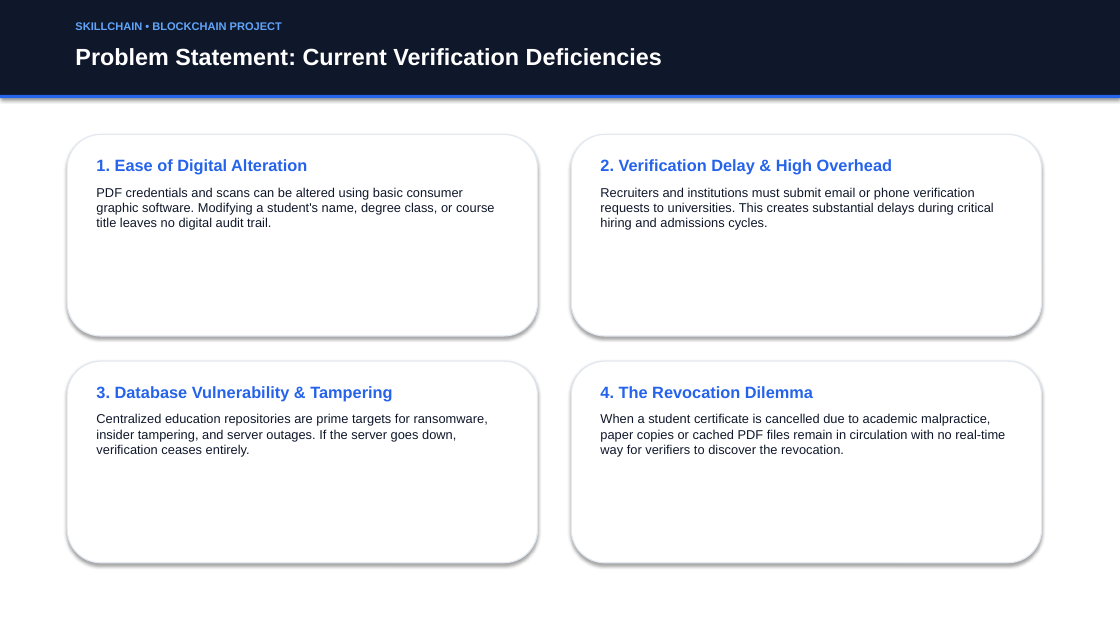
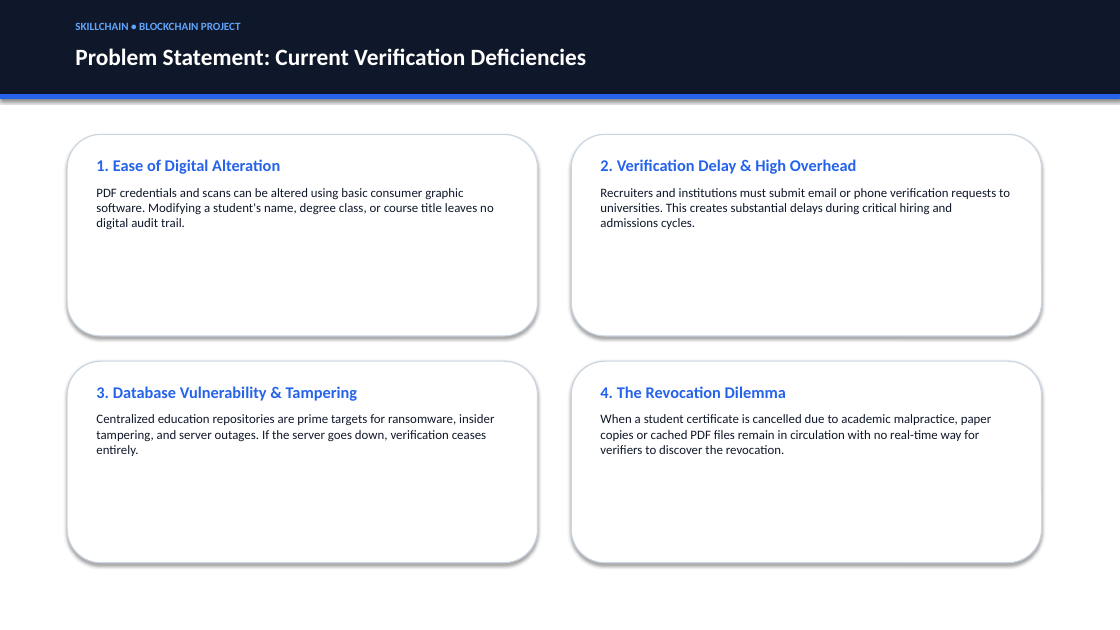
Before and after one commit to saksham1126/SkillChain, a slide deck: slide 3 of SkillChain_Presentation.pptx. Drawn at 1120x630 pixels with LibreOffice and Linux fonts; fonts in the diff are those of the drawing. Boxes give left, top, right and bottom in pixels: in the first picture for what was removed or moved away, otherwise in the second. Text is boxed around its words. In the diff, an @@ line names an element or a change of style, - is before the commit and + after.

Commit message:
fix: resolve XML formatting issues in presentation PPTX

```diff
--- a/SkillChain_Presentation.pptx
+++ b/SkillChain_Presentation.pptx
@@ rectangle at (0,0,1120,97): outline none to #0F172A 0.75 pt @@
@@ rectangle at (0,95,1120,98): outline none to #2563EB 0.75 pt @@
@@ outline #E2E8F0 1 pt to #CBD5E1 1 pt in 4 elements at (67,134,538,336), (571,134,1042,336), (67,361,538,563), (571,361,1042,563) @@
@@ font Arial to Calibri; more space between paragraphs in 6 elements at (75,22,241,30), (75,48,587,65), (96,159,494,229), (600,159,1010,229), (96,386,494,456), (600,386,992,454) @@
```
Also in this commit, not shown: 11 other slides changed, 1 other file.
